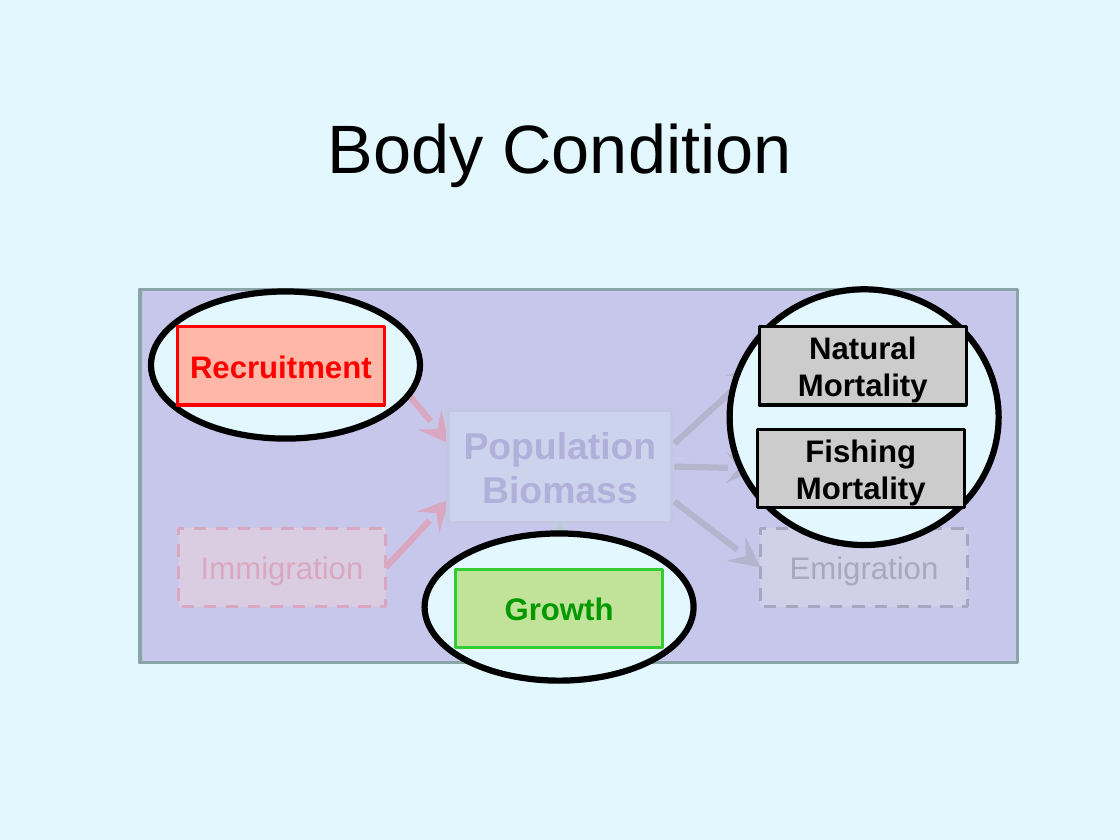
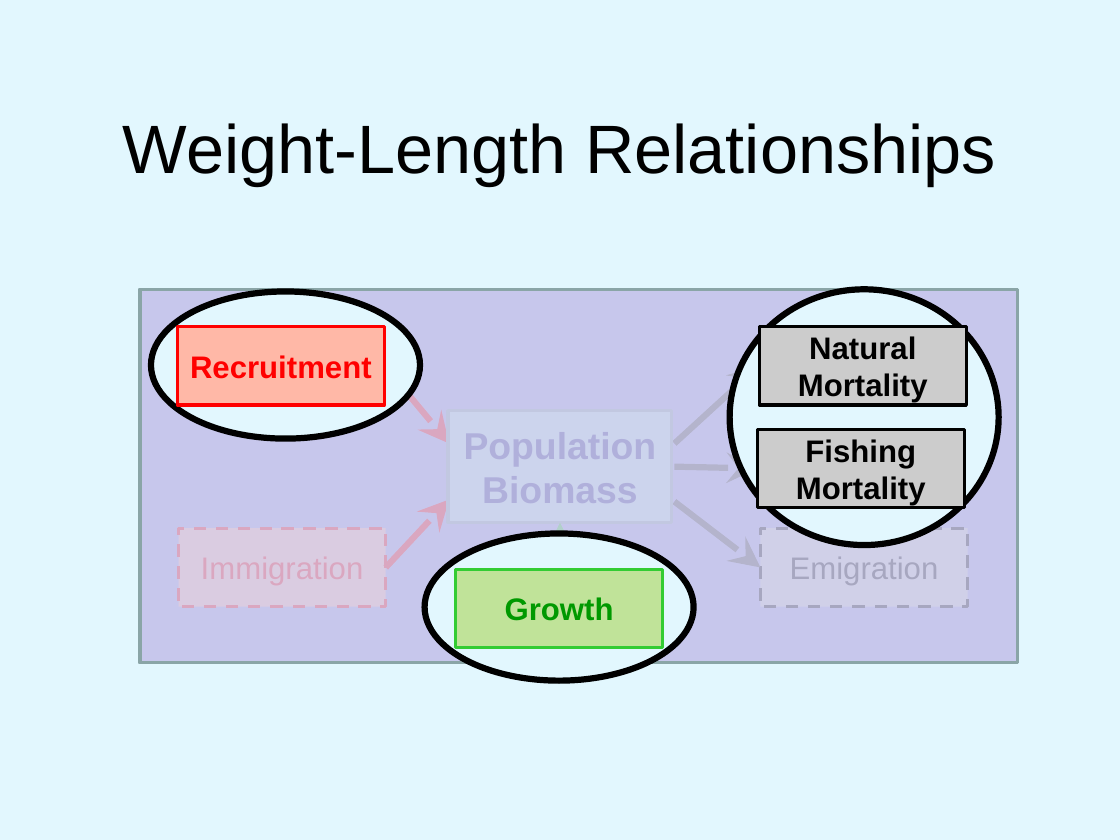
Before and after one commit to droglenc/NCNRS349, a slide deck: slide 1 of modules/Weight-Length/PPT.pptx. Drawn at 1120x840 pixels with LibreOffice and Linux fonts; fonts in the diff are those of the drawing; background and template pictures are left out. Boxes give left, top, right and bottom in pixels: in the first picture for what was removed or moved away, otherwise in the second. Text is boxed around its words. In the diff, an @@ line names an element or a change of style, - is before the commit and + after.

Commit message:
Fixed W-L and Condition PPTs

```diff
--- a/modules/Weight-Length/PPT.pptx
+++ b/modules/Weight-Length/PPT.pptx
@@ title at (x1=123, y1=123, x2=996, y2=185): text changed @@
-Body Condition
+Weight-Length Relationships
```
Also in this commit, not shown: 9 slides removed, 1 other file.
